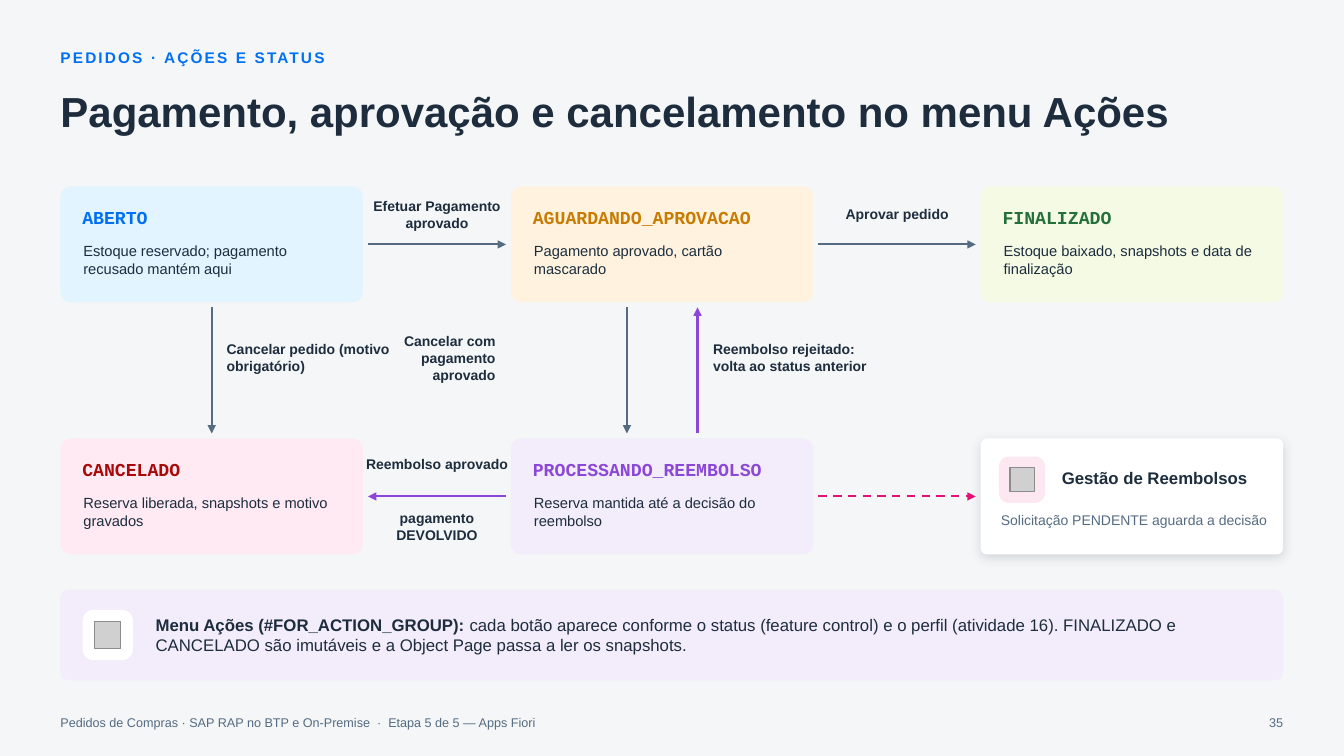
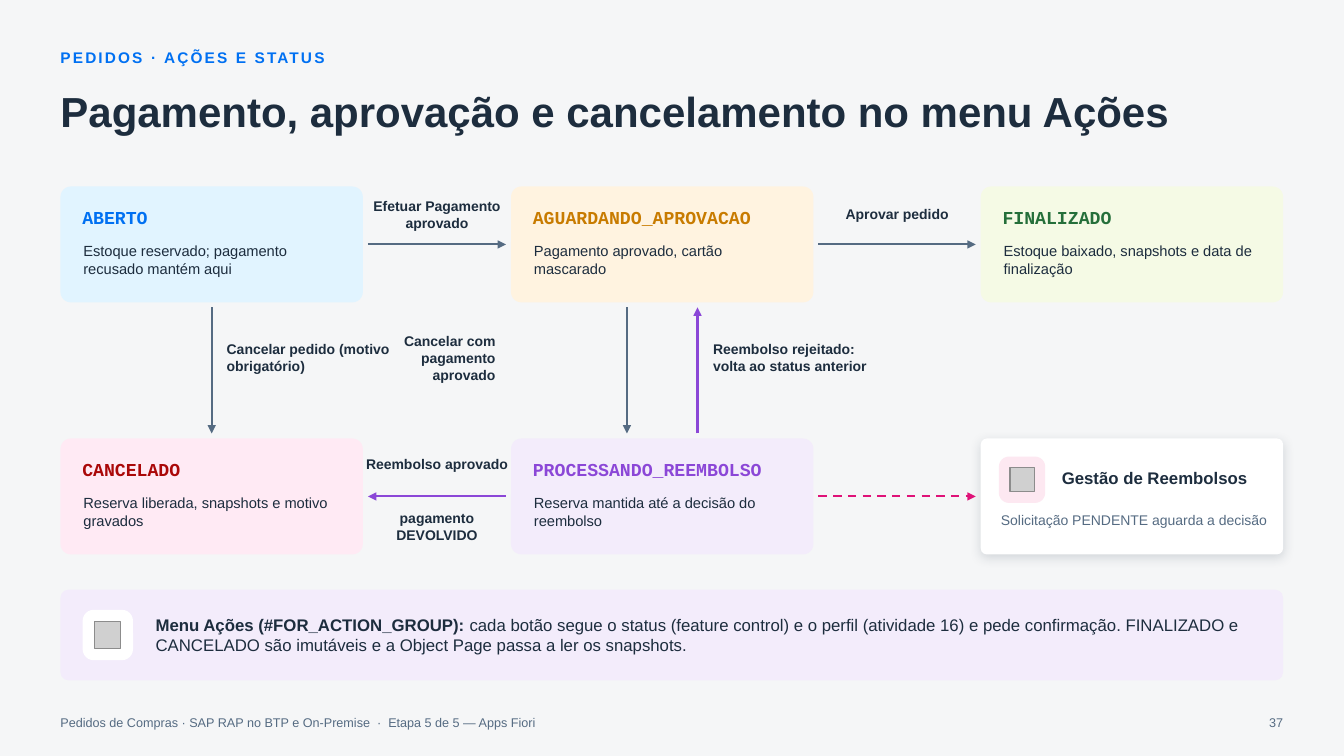
Before and after one commit to AdrianoBispo/sap-abap-rap-pedidos-de-compras-app, a slide deck: slide 37 of docs/apresentacoes/05-apps-fiori.pptx (slide 35 before the commit). Drawn at 1344x756 pixels with LibreOffice and Linux fonts; fonts in the diff are those of the drawing; grey boxes stand for pictures. Boxes give left, top, right and bottom in pixels: in the first picture for what was removed or moved away, otherwise in the second. Text is boxed around its words. In the diff, an @@ line names an element or a change of style, - is before the commit and + after.

```diff
--- a/docs/apresentacoes/05-apps-fiori.pptx
+++ b/docs/apresentacoes/05-apps-fiori.pptx
@@ text in rounded rectangle at (156,619,1238,655): text changed @@
-Menu Ações (#FOR_ACTION_GROUP): cada botão aparece conforme o status (feature control) e o perfil (atividade 16). FINALIZADO e CANCELADO são imutáveis e a Object Page passa a ler os snapshots.
+Menu Ações (#FOR_ACTION_GROUP): cada botão segue o status (feature control) e o perfil (atividade 16) e pede confirmação. FINALIZADO e CANCELADO são imutáveis e a Object Page passa a ler os snapshots.
@@ page number at (1269,718,1283,727): text changed @@
-35
+37
```
Also in this commit, not shown: 5 other slides changed, 2 slides added.
